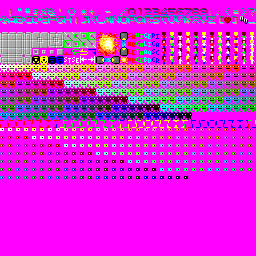
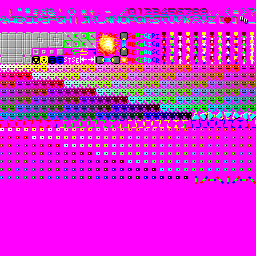
Layer changes from the first 256px x 256px image to the second:
painted on "Hicolour" over (192, 112, 256, 184)
